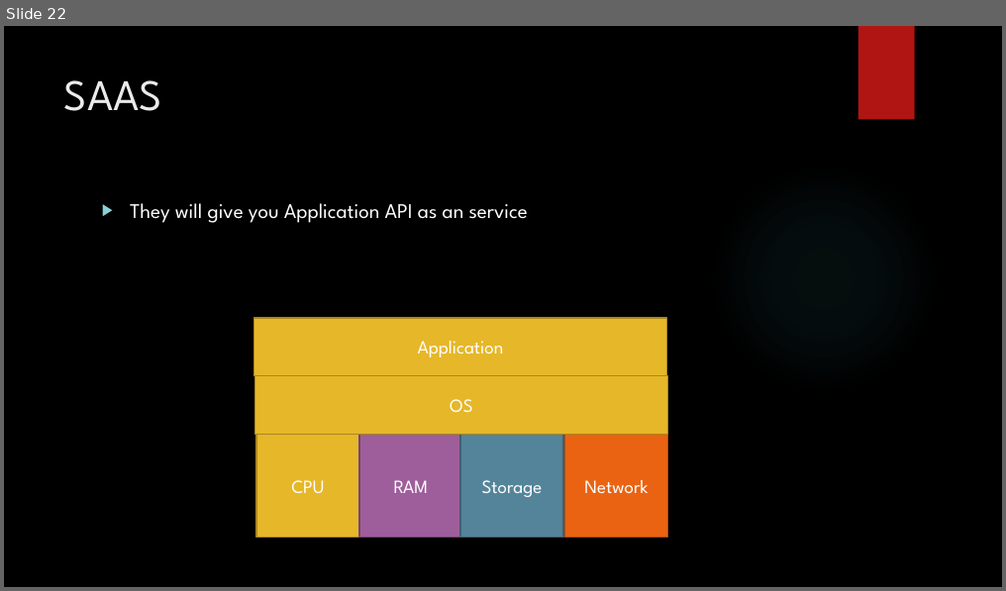
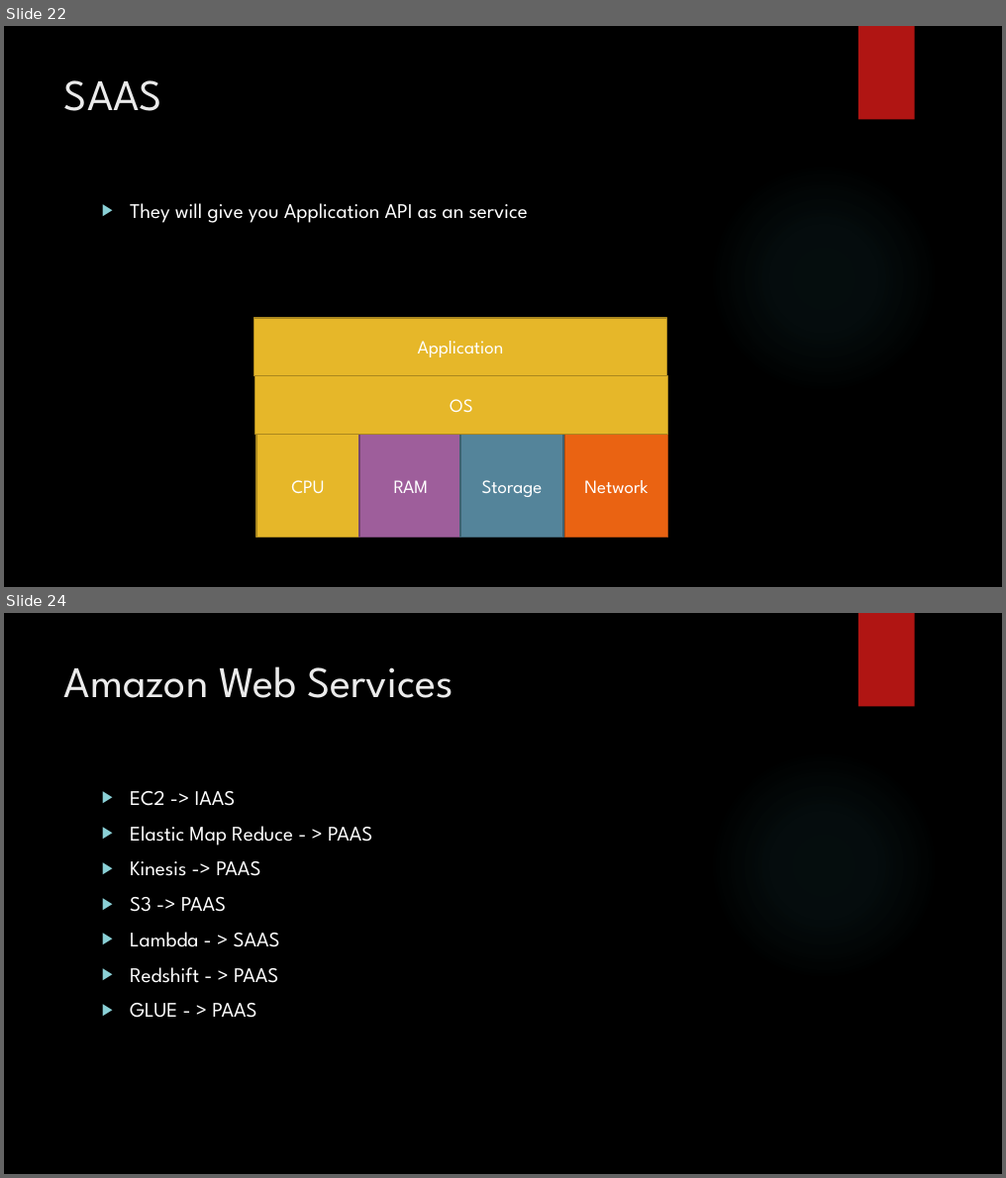
Before and after one commit to karthick1808/DW001, a slide deck: Cloud Basics.pptx. Shown one above the other, each under a label of ours: slide 22 before the commit, slides 22 and 24 after it; the slides between them are not shown. The pictures are 1006x591 and 1006x1178 pixels, drawn with LibreOffice and Linux fonts; fonts in the diff are those of the drawing; background and template pictures are left out. Boxes give left, top, right and bottom in pixels: in the first picture for what was removed or moved away, otherwise in the second. Text is boxed around its words. In the diff, an @@ line names an element or a change of style, - is before the commit and + after.

```diff
--- a/Cloud Basics.pptx
+++ b/Cloud Basics.pptx
@@ slide 24 added at (4,613,1002,1174), background picture (left out); not listed: 2 template elements that a slide beside it also shows @@
@@ title added at (64,666,453,698), 42 pt, text #EBEBEB @@
+Amazon Web Services
@@ text added at (130,791,372,1018), 20 pt, text #FFFFFF @@
+▶ EC2 -> IAAS
+▶ Elastic Map Reduce - > PAAS
+▶ Kinesis -> PAAS
+▶ S3 -> PAAS
+▶ Lambda - > SAAS
+▶ Redshift - > PAAS
+▶ GLUE - > PAAS
```
Also in this commit, not shown: 10 other slides added.
